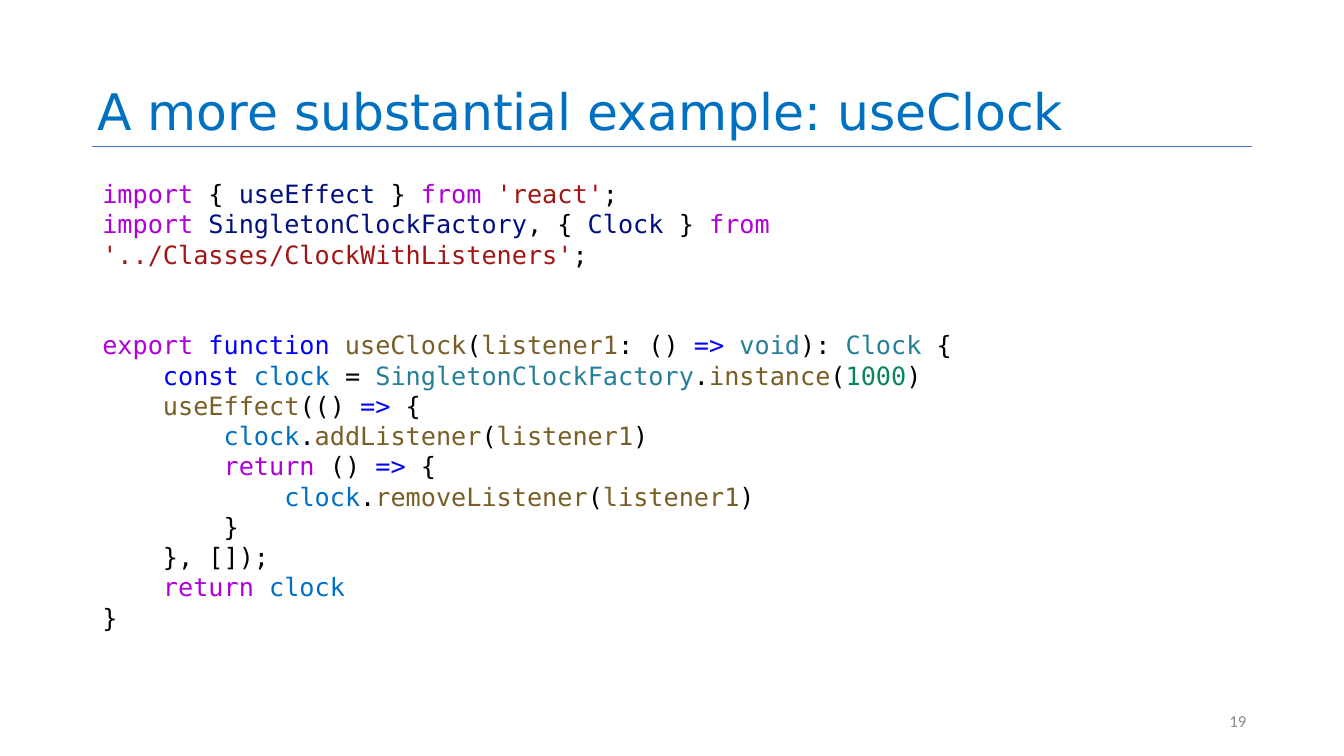
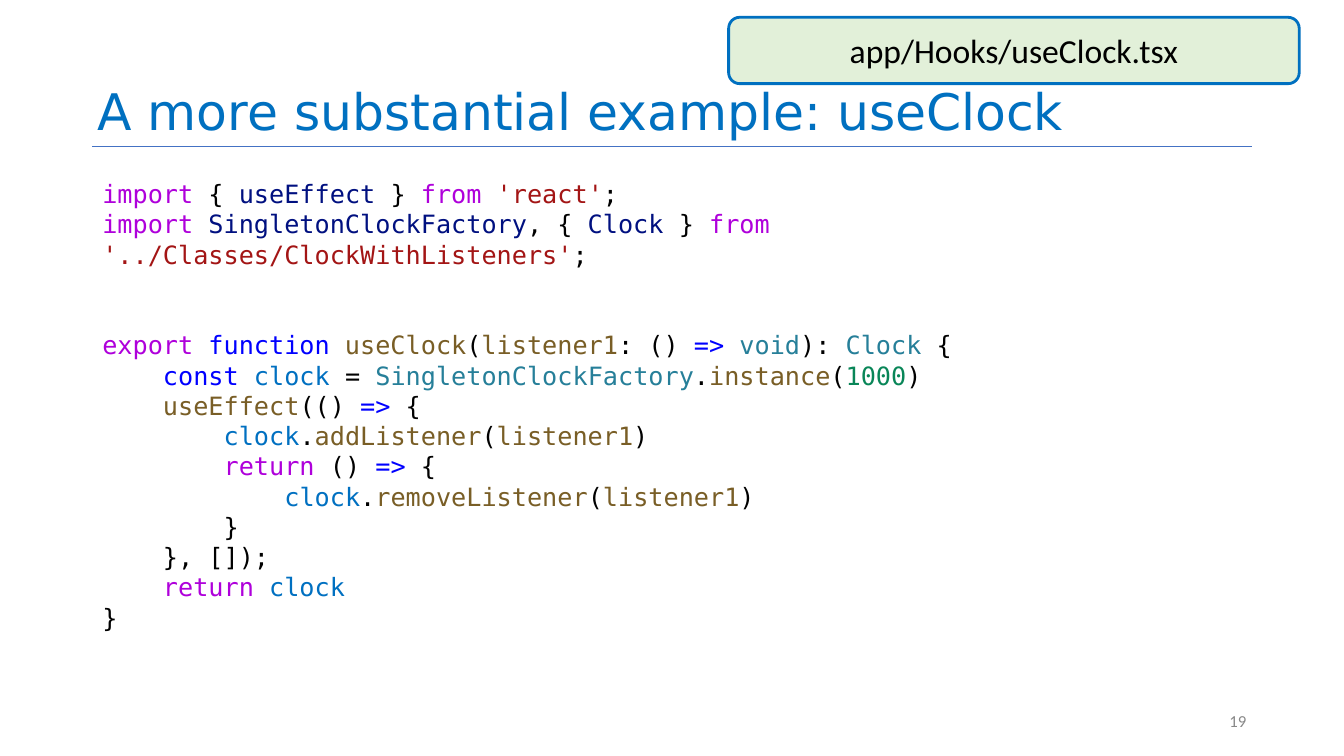
Before and after one commit to neu-se/CS4530-Fall-2023, a slide deck: slide 19 of Slides/Module 08 React Hooks.pptx. Drawn at 1344x756 pixels with LibreOffice and Linux fonts; fonts in the diff are those of the drawing. Boxes give left, top, right and bottom in pixels: in the first picture for what was removed or moved away, otherwise in the second. Text is boxed around its words. In the diff, an @@ line names an element or a change of style, - is before the commit and + after.

Commit message:
update slides, examples, for lecture

```diff
--- a/Slides/Module 08 React Hooks.pptx
+++ b/Slides/Module 08 React Hooks.pptx
@@ rounded rectangle added at box(729, 17, 1300, 84), fill #E2F0D9, outline #0070C0 2 pt, 24 pt, text #000000 @@
+app/Hooks/useClock.tsx
```
Also in this commit, not shown: 11 other slides changed, 4 other files.
